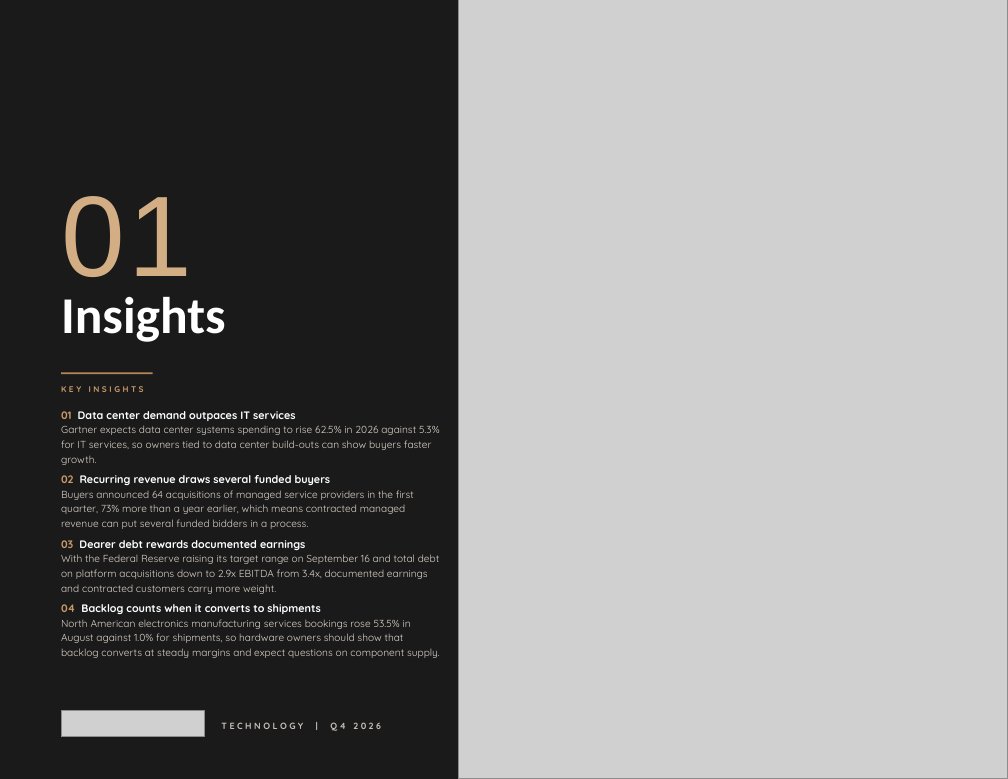
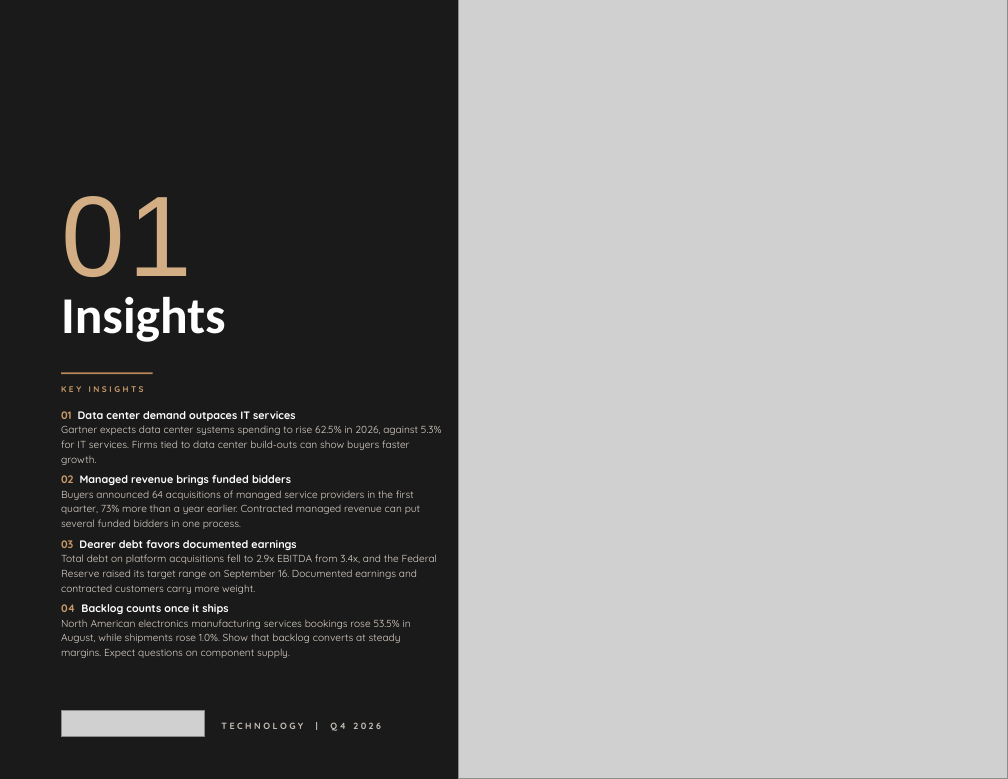
Before and after one commit to jp-hardin/about, a slide deck: slide 2 of mid-market-practice/_build/reports/technology-q4-2026/brief.pptx. Drawn at 1008x779 pixels with LibreOffice and Linux fonts; fonts in the diff are those of the drawing; grey boxes stand for pictures; background and template pictures are left out. Boxes give left, top, right and bottom in pixels: in the first picture for what was removed or moved away, otherwise in the second. Text is boxed around its words. In the diff, an @@ line names an element or a change of style, - is before the commit and + after.

```diff
--- a/mid-market-practice/_build/reports/technology-q4-2026/brief.pptx
+++ b/mid-market-practice/_build/reports/technology-q4-2026/brief.pptx
@@ text at <box>61,425,442,658</box>: text changed @@
-Gartner expects data center systems spending to rise 62.5% in 2026 against 5.3% for IT services, so owners tied to data center build-outs can show buyers faster growth.
-02 Recurring revenue draws several funded buyers
-Buyers announced 64 acquisitions of managed service providers in the first quarter, 73% more than a year earlier, which means contracted managed revenue can put several funded bidders in a process.
-03 Dearer debt rewards documented earnings
-With the Federal Reserve raising its target range on September 16 and total debt on platform acquisitions down to 2.9x EBITDA from 3.4x, documented earnings and contracted customers carry more weight.
-04 Backlog counts when it converts to shipments
-North American electronics manufacturing services bookings rose 53.5% in August against 1.0% for shipments, so hardware owners should show that backlog converts at steady margins and expect questions on component supply.
+Gartner expects data center systems spending to rise 62.5% in 2026, against 5.3% for IT services. Firms tied to data center build-outs can show buyers faster growth.
+02 Managed revenue brings funded bidders
+Buyers announced 64 acquisitions of managed service providers in the first quarter, 73% more than a year earlier. Contracted managed revenue can put several funded bidders in one process.
+03 Dearer debt favors documented earnings
+Total debt on platform acquisitions fell to 2.9x EBITDA from 3.4x, and the Federal Reserve raised its target range on September 16. Documented earnings and contracted customers carry more weight.
+04 Backlog counts once it ships
+North American electronics manufacturing services bookings rose 53.5% in August, while shipments rose 1.0%. Show that backlog converts at steady margins. Expect questions on component supply.
```
Also in this commit, not shown: 5 other slides changed, 19 other files.
